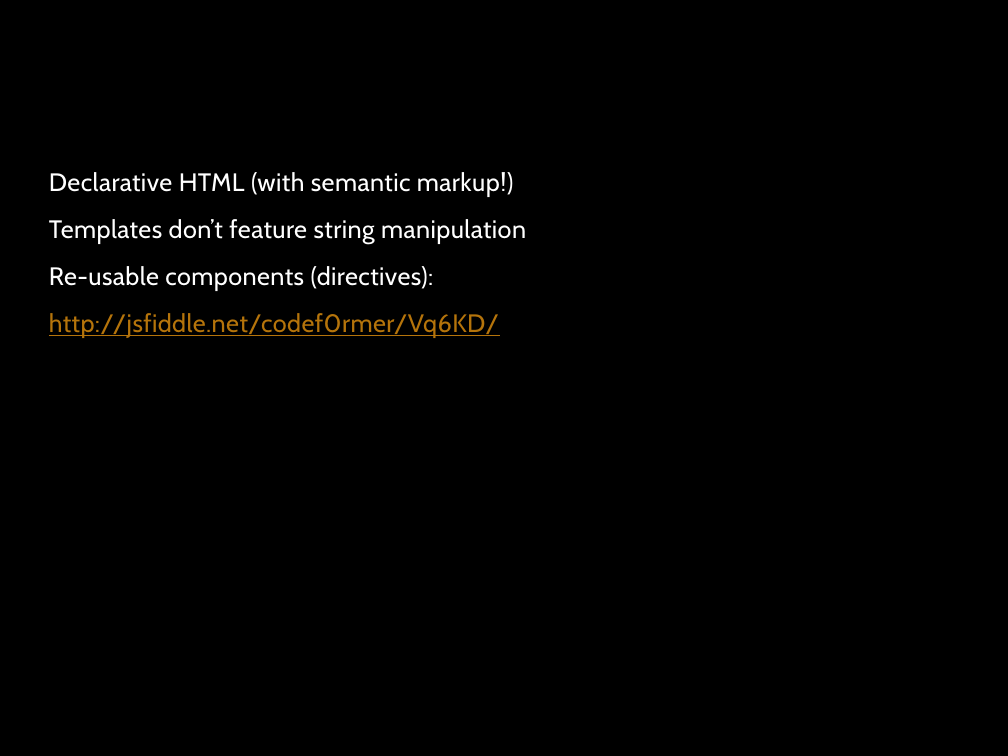
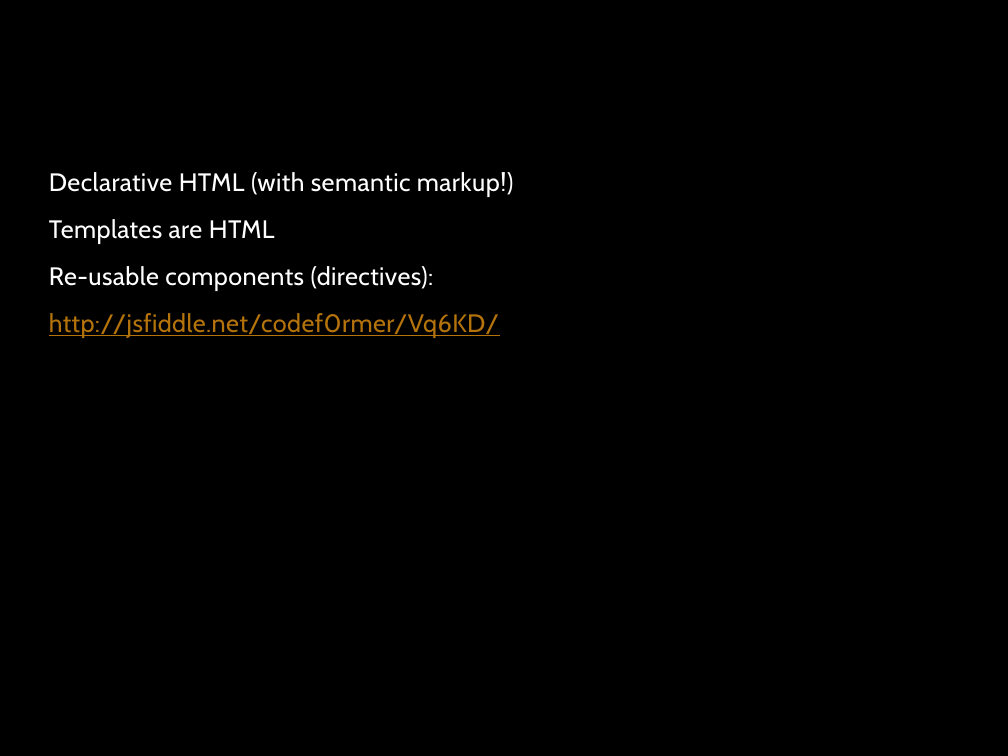
Before and after one commit to kevinkemp/Presentations, a slide deck: slide 7 of angularjs/AngularJS.pptx. Drawn at 1008x756 pixels with LibreOffice and Linux fonts; fonts in the diff are those of the drawing; background and template pictures are left out. Boxes give left, top, right and bottom in pixels: in the first picture for what was removed or moved away, otherwise in the second. Text is boxed around its words. In the diff, an @@ line names an element or a change of style, - is before the commit and + after.

```diff
--- a/angularjs/AngularJS.pptx
+++ b/angularjs/AngularJS.pptx
@@ text at <box>49,219,275,244</box>: text changed @@
-Templates don’t feature string manipulation
+Templates are HTML
```
Also in this commit, not shown: 6 other slides changed.
